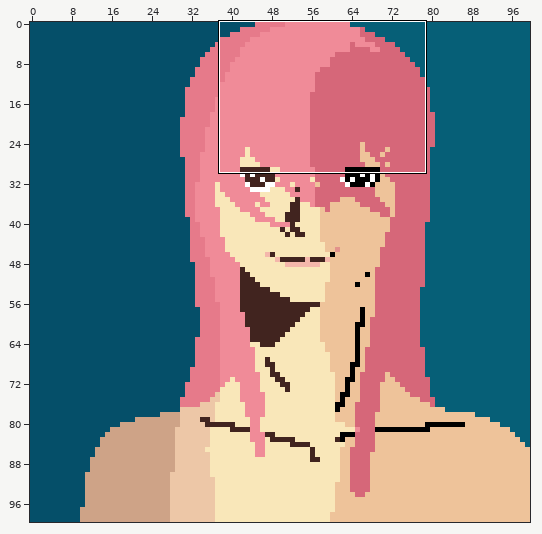
Pixel-art file, stored at works/post_processing/post_processing_0002.aseprite. Above, an overview of the earlier version with the close-up marked.
Close-up. Before the edit:
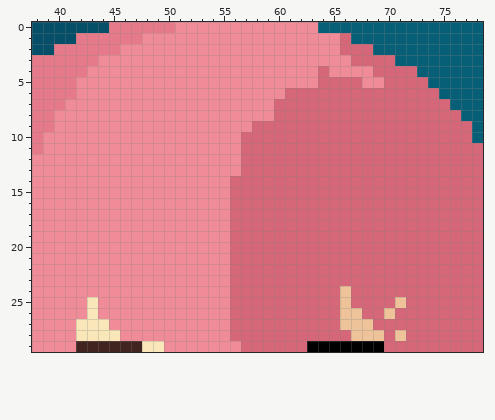
100x100 pixels, 1 frame. Shown: x 38..78, y 0..29. The commit also changed other parts of the picture, which this record leaves out.
After:
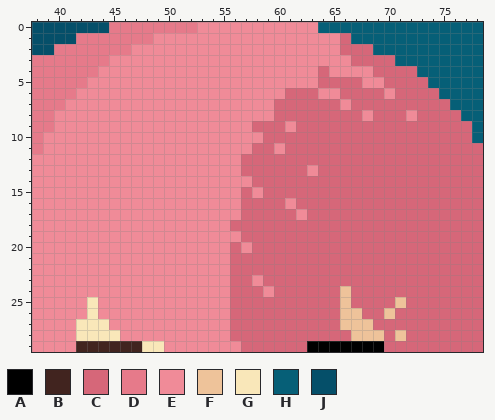
Palette (. is transparent): A #000000  B #41241f  C #d66779  D #e67a8a  E #f08b98  F #eec39a  G #f9e7b9  H #065f77  J #054f69
Change:
Layers "light_with_addition", "shadow_with_multiply":
y 0: x 51..52 EE -> DD
y 1: x 48 E -> D
y 2: x 46 E -> D
y 3: x 44 E -> D
y 4: x 43 E -> D
y 5: x 42 E -> D
y 6: x 64..65 CC -> EE; x 70 C -> E
y 7: x 66 C -> E
y 8: x 68 C -> E; x 72 C -> E
y 9: x 61 C -> E
y 10: x 57..58 CC -> EE
y 11: x 57 C -> E; x 60 C -> E
y 13: x 63 C -> E
y 14: x 56..57 CC -> EE
y 15: x 56 C -> E; x 58 C -> E
y 16: x 56 C -> E; x 61 C -> E
y 17: x 56 C -> E; x 62 C -> E
y 19: x 56 C -> E
y 20: x 57 C -> E
y 23: x 58 C -> E
y 24: x 59 C -> E
